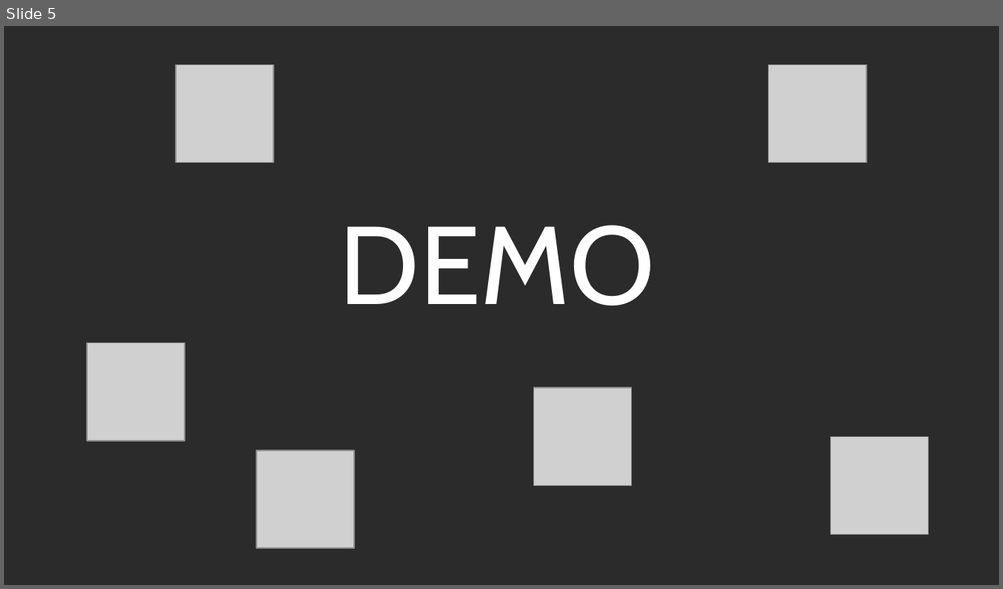
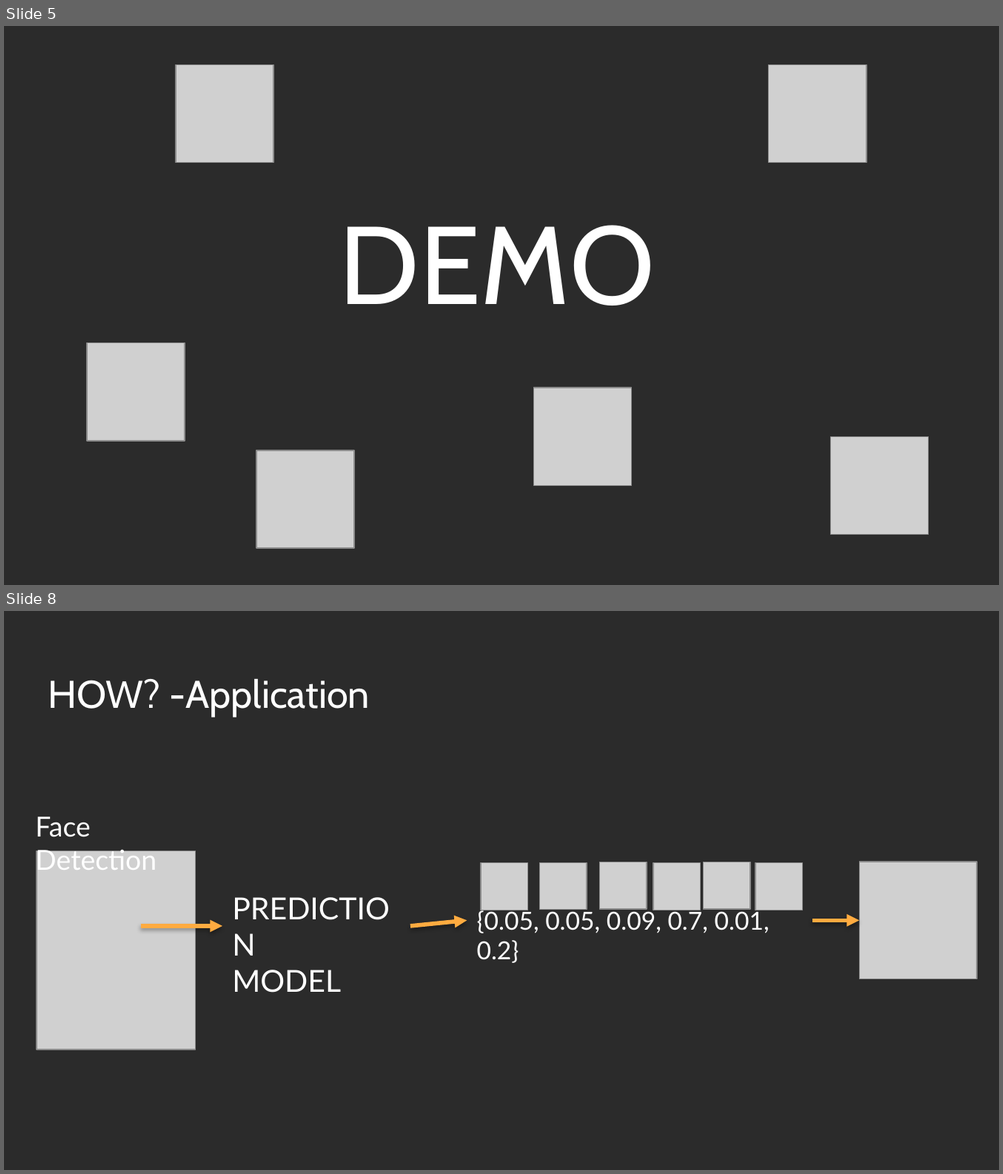
Before and after one commit to b3nk4n/AI-Hackathon, a slide deck: docs/AI Hackathon - Presentation.pptx. Shown one above the other, each under a label of ours: slide 5 before the commit, slides 5 and 8 after it; the slides between them are not shown. The pictures are 1003x589 and 1003x1174 pixels, drawn with LibreOffice and Linux fonts; fonts in the diff are those of the drawing; grey boxes stand for pictures; background and template pictures are left out; a plain dark background stands for a picture behind light text. Boxes give left, top, right and bottom in pixels: in the first picture for what was removed or moved away, otherwise in the second. Text is boxed around its words. In the diff, an @@ line names an element or a change of style, - is before the commit and + after.

```diff
--- a/docs/AI Hackathon - Presentation.pptx
+++ b/docs/AI Hackathon - Presentation.pptx
@@ slide 8 added at (4,611,999,1170), background picture (left out) @@
@@ title added at (48,678,370,717), 28 pt, text #FFFFFF @@
+HOW? -Application
@@ text added at (35,817,156,875), 20 pt, text #FFFFFF @@
+Face Detection
@@ picture added at (37,851,196,1050) @@
@@ group added at (477,863,802,963): 6 pictures, 1 text @@
+{0.05, 0.05, 0.09, 0.7, 0.01, 0.2}
@@ picture added at (859,862,976,979) @@
@@ arrow added from (410, 926) to (466, 920), #FFAB40 3 pt @@
@@ arrow added from (811, 920) to (859, 920), #FFAB40 3 pt @@
@@ arrow added from (140, 926) to (223, 926), #FFAB40 3 pt @@
@@ text added at (232,970,341,993), 22 pt, text #FFFFFF @@
+PREDICTION
+MODEL
```
Also in this commit, not shown: 1 slide changed, 1 other slide added.
